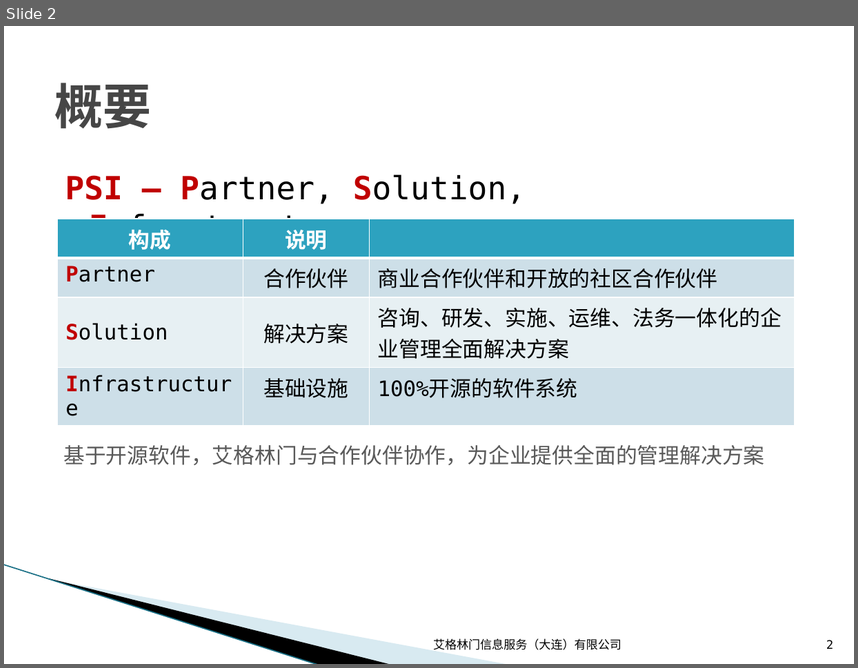
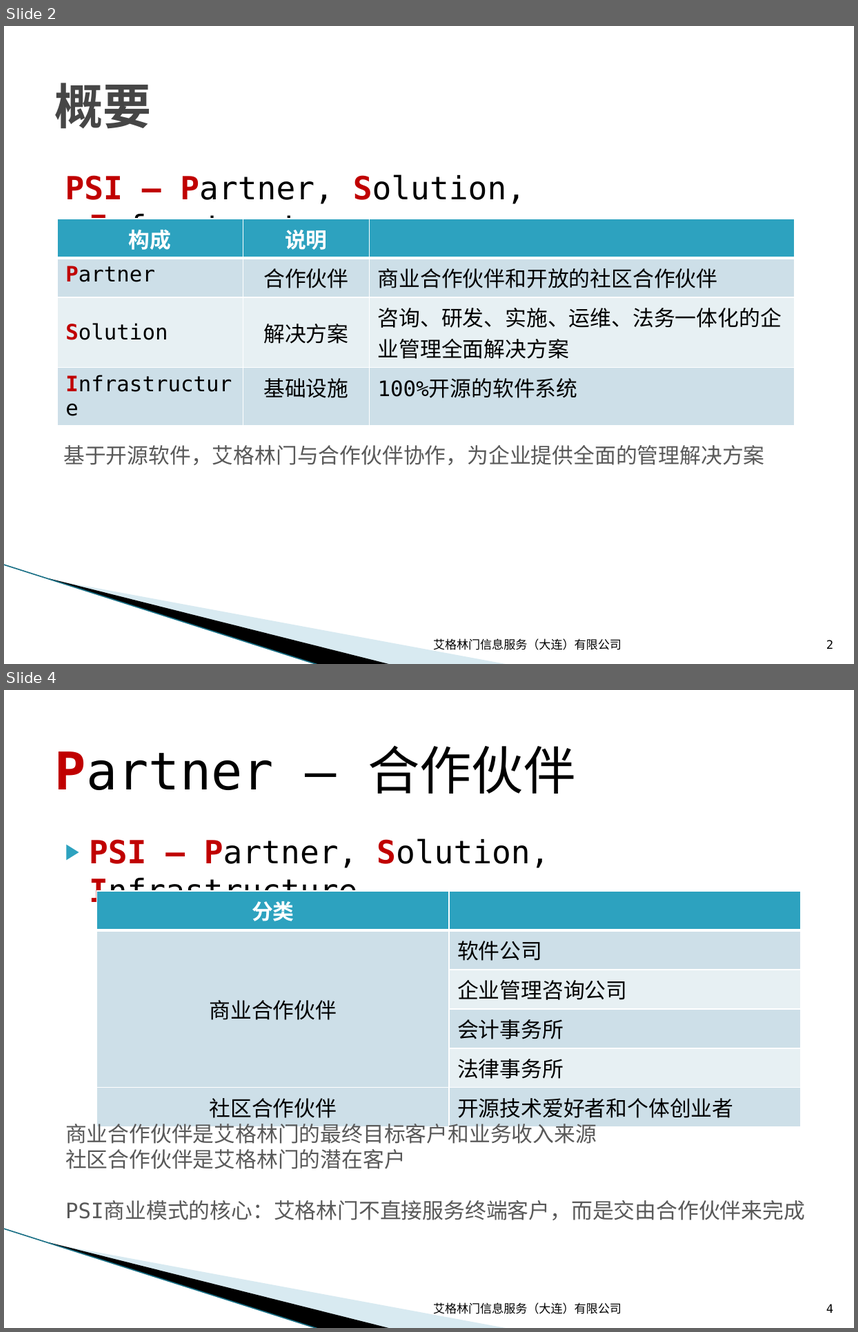
Before and after one commit to wuzhiping/PSI, a slide deck: doc/01 战略/PSI产品战略.pptx. Shown one above the other, each under a label of ours: slide 2 before the commit, slides 2 and 4 after it; the slides between them are not shown. The pictures are 858x668 and 858x1332 pixels, drawn with LibreOffice and Linux fonts; fonts in the diff are those of the drawing; background and template pictures are left out. Boxes give left, top, right and bottom in pixels: in the first picture for what was removed or moved away, otherwise in the second. Text is boxed around its words. In the diff, an @@ line names an element or a change of style, - is before the commit and + after.

```diff
--- a/doc/01 战略/PSI产品战略.pptx
+++ b/doc/01 战略/PSI产品战略.pptx
@@ slide 4 added at box(4, 690, 854, 1328), background #FFFFFF; not listed: 3 template elements that a slide beside it also shows @@
@@ title added at box(55, 745, 575, 793), 44 pt, text #000000 @@
+Partner – 合作伙伴
@@ text added at box(89, 838, 549, 909), 27 pt, text #000000 @@
+▶ PSI – Partner, Solution, Infrastructure
@@ table added at box(96, 891, 800, 1121), 6 rows, 2 columns @@
+分类 | 
+商业合作伙伴 | 软件公司
+ | 企业管理咨询公司
+ | 会计事务所
+ | 法律事务所
+社区合作伙伴 | 开源技术爱好者和个体创业者
@@ text added at box(65, 1120, 805, 1220), 18 pt, text #595959 @@
+商业合作伙伴是艾格林门的最终目标客户和业务收入来源
+社区合作伙伴是艾格林门的潜在客户
+PSI商业模式的核心：艾格林门不直接服务终端客户，而是交由合作伙伴来完成
@@ text added at box(433, 1302, 622, 1314), 10 pt, text #000000 @@
+艾格林门信息服务（大连）有限公司
@@ page number added at box(826, 1303, 833, 1312), 10 pt, text #000000 @@
+4
```
Also in this commit, not shown: 1 slide changed.
